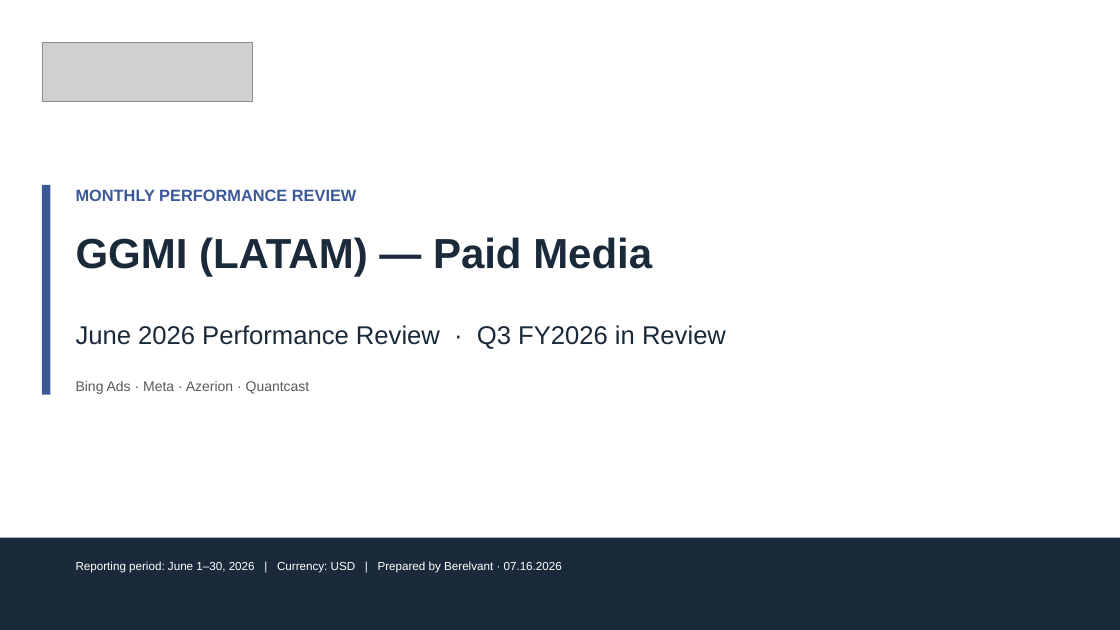
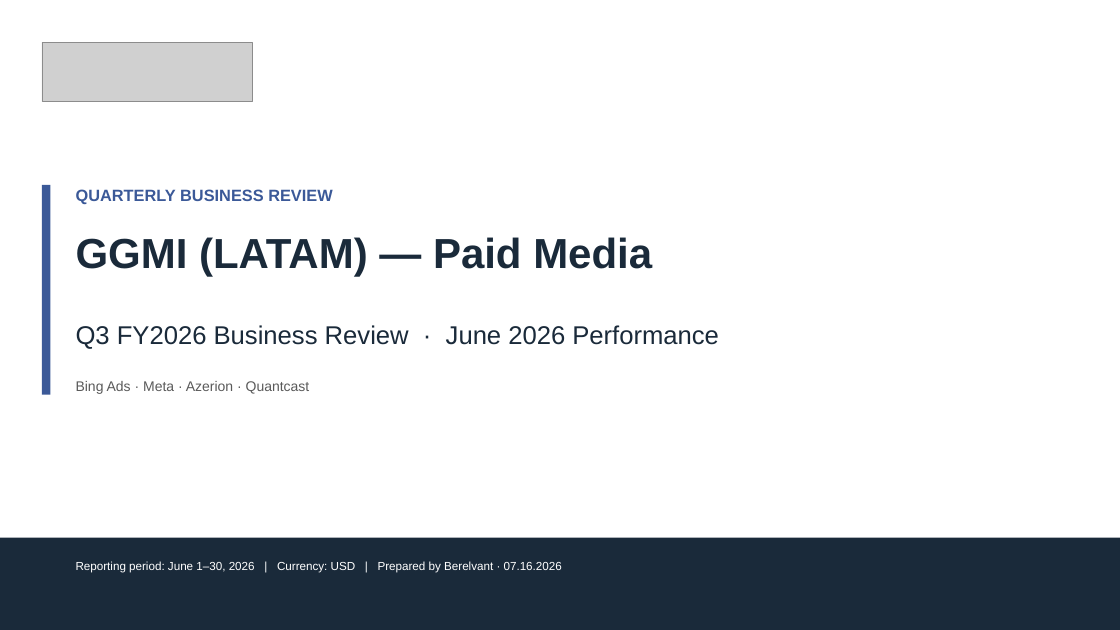
Before and after one commit to hablapro/brlvnt-reporting-hub, a slide deck: slide 1 of report-client-decks/06. GGMI_LATAM_June_2026_Performance_Review.pptx. Drawn at 1120x630 pixels with LibreOffice and Linux fonts; fonts in the diff are those of the drawing; grey boxes stand for pictures. Boxes give left, top, right and bottom in pixels: in the first picture for what was removed or moved away, otherwise in the second. Text is boxed around its words. In the diff, an @@ line names an element or a change of style, - is before the commit and + after.

```diff
--- a/report-client-decks/06. GGMI_LATAM_June_2026_Performance_Review.pptx
+++ b/report-client-decks/06. GGMI_LATAM_June_2026_Performance_Review.pptx
@@ text at (76,189,333,204): text changed @@
-MONTHLY PERFORMANCE REVIEW
+QUARTERLY BUSINESS REVIEW
@@ text at (76,325,719,349): text changed @@
-June 2026 Performance Review · Q3 FY2026 in Review
+Q3 FY2026 Business Review · June 2026 Performance
```
Also in this commit, not shown: 15 other slides changed, 1 slide added, 2 other files.
